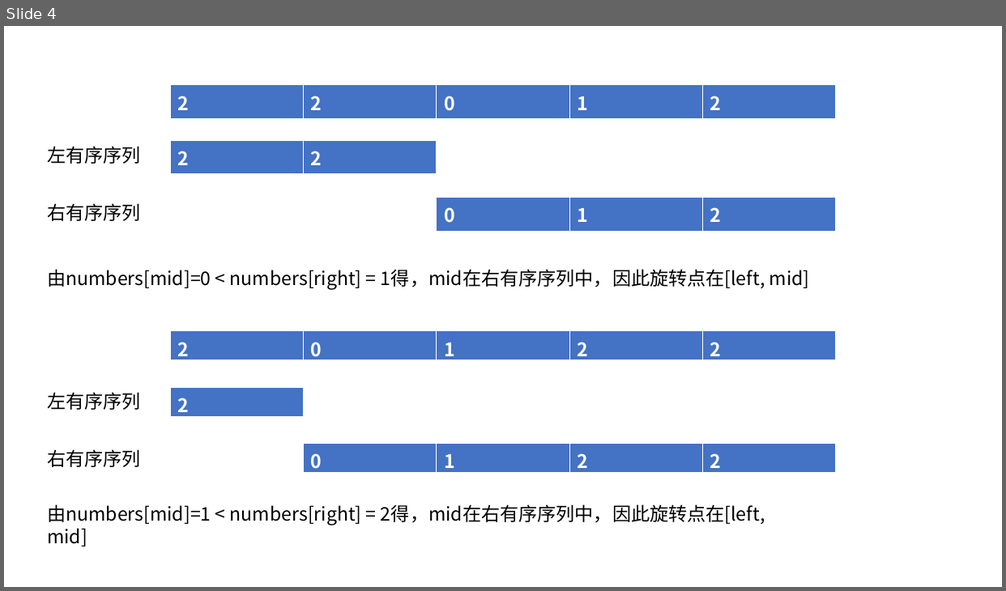
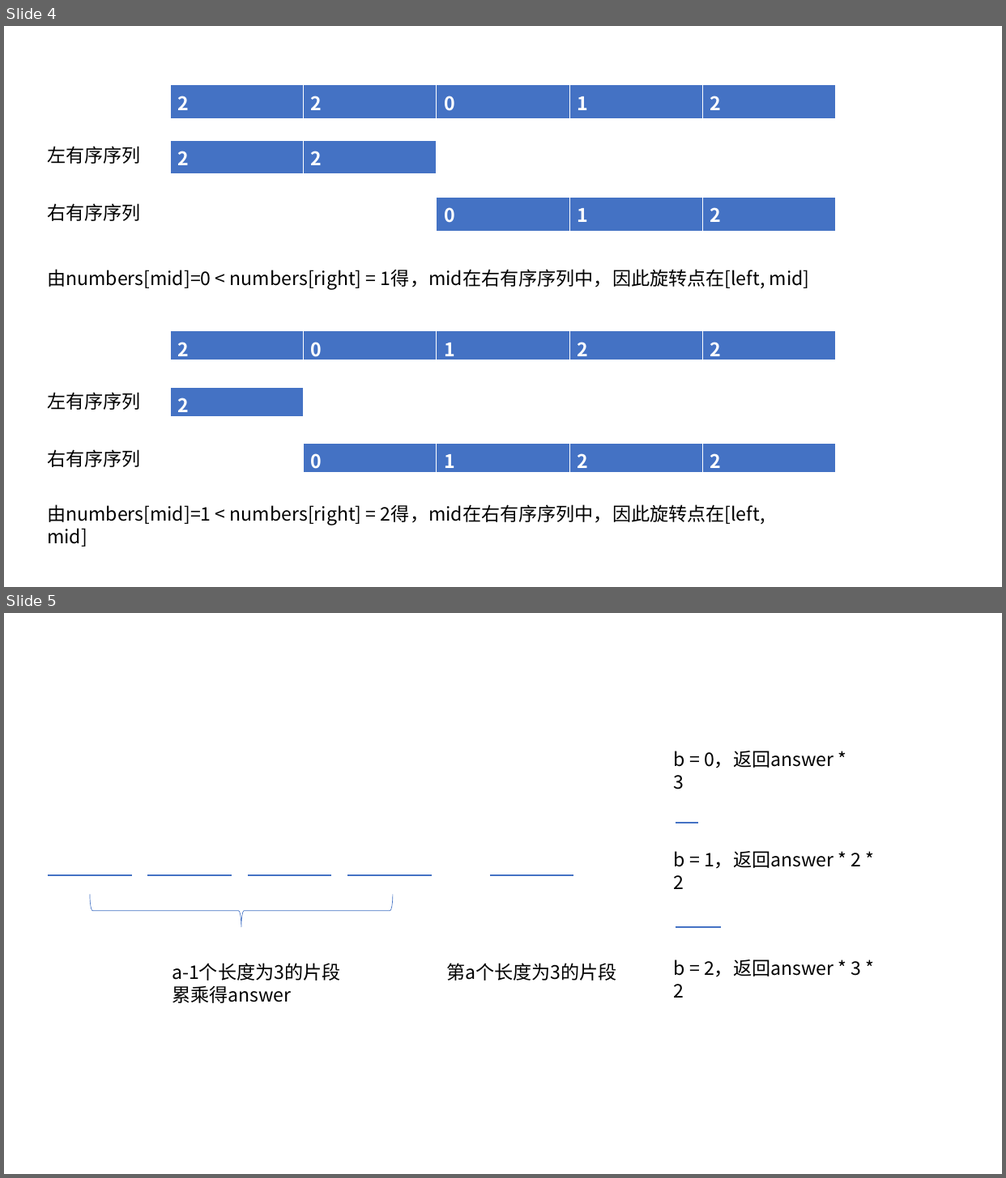
Before and after one commit to Abdullah-Hanafi/LeetCode_Solution, a slide deck: img/剑指Offer.pptx. Shown one above the other, each under a label of ours: slide 4 before the commit, slides 4 and 5 after it. The pictures are 1006x591 and 1006x1178 pixels, drawn with LibreOffice and Linux fonts; fonts in the diff are those of the drawing. Boxes give left, top, right and bottom in pixels: in the first picture for what was removed or moved away, otherwise in the second. Text is boxed around its words. In the diff, an @@ line names an element or a change of style, - is before the commit and + after.

```diff
--- a/img/剑指Offer.pptx
+++ b/img/剑指Offer.pptx
@@ slide 5 added at [4, 613, 1002, 1174], background #FFFFFF @@
@@ line added from (675, 709) to (675, 709), #4472C4 0.5 pt @@
@@ text added at [674, 751, 833, 790], 18 pt, text #000000 @@
+b = 0，返回answer * 3
@@ line added from (675, 823) to (699, 823), #4472C4 1.5 pt @@
@@ text added at [674, 851, 861, 889], 18 pt, text #000000 @@
+b = 1，返回answer * 2 * 2
@@ line added from (49, 875) to (132, 875), #4472C4 1.5 pt @@
@@ line added from (147, 875) to (232, 875), #4472C4 1.5 pt @@
@@ line added from (248, 875) to (332, 875), #4472C4 1.5 pt @@
@@ line added from (347, 875) to (432, 875), #4472C4 1.5 pt @@
@@ line added from (490, 875) to (573, 875), #4472C4 1.5 pt @@
@@ left brace added at [90, 895, 393, 928], outline #4472C4 0.5 pt @@
@@ line added from (675, 927) to (721, 927), #4472C4 1.5 pt @@
@@ text added at [172, 963, 340, 1003], 18 pt, text #000000 @@
+a-1个长度为3的片段
+累乘得answer
@@ text added at [446, 963, 617, 981], 18 pt, text #000000 @@
+第a个长度为3的片段
@@ text added at [674, 960, 861, 998], 18 pt, text #000000 @@
+b = 2，返回answer * 3 * 2
```
Also in this commit, not shown: 1 other file.
